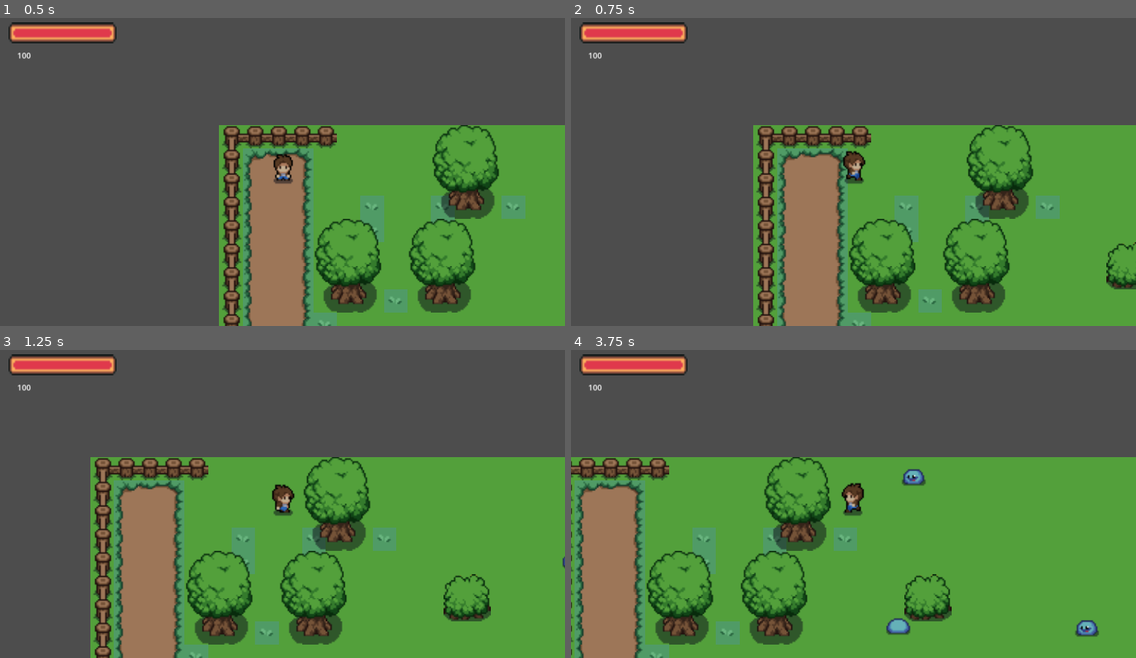
Above: before the commit, frames 1-4 (two rows, left to right).
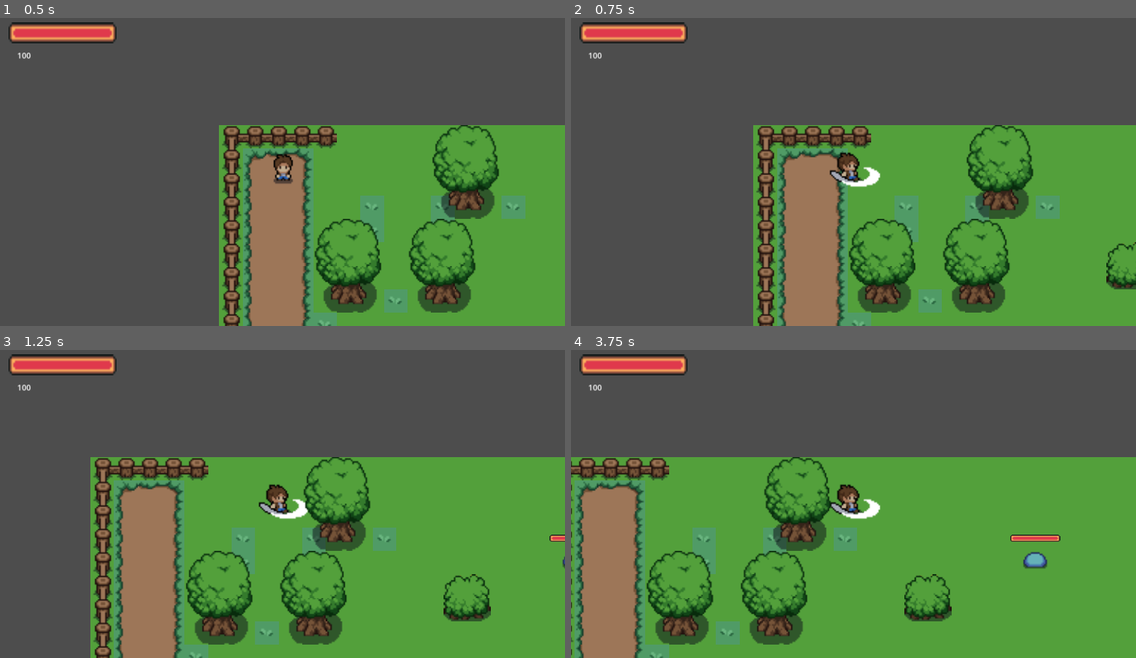
Above: after the commit, the same moments.

Repository: IgorMianowany/Manual-Vampire-Survivors
Game: Godot game, scene res://level_01.tscn
Two runs of this game, one before a commit and one after it. Both use one fixed random seed, a clock stepped at 60 frames per second and the inputs below.
Inputs (mouse positions are in pixels of both pictures, inside the frame that each line leads up to):
- Up to frame 1 (0.5 s): no input
- Up to frame 2 (0.75 s): move the mouse to (977, 150) at 0.52 s; press the mouse at (977, 150) at 0.53 s; hold D (move_right) from 0.53 s (still down)
- Up to frame 3 (1.25 s): keep holding D (move_right)
- Up to frame 4 (3.75 s): move the mouse to (740, 516) at 1.27 s; release D (move_right) at 1.28 s; release the mouse at (740, 516) at 1.28 s; hold W (move_down) 1.28-2.03 s; click (740, 516) at 1.35 s; move the mouse to (910, 430) at 2.02 s; press the mouse at (910, 430) at 2.03 s; hold D (move_right) 2.03-2.78 s; move the mouse to (825, 562) at 2.77 s; release the mouse at (825, 562) at 2.78 s; hold S (move_up) 2.78-3.53 s; click (825, 562) at 2.85 s; move the mouse to (1023, 547) at 3.52 s; press the mouse at (1023, 547) at 3.53 s; hold A (move_left) from 3.53 s (still down)

Frame 1 is identical in both runs. In frame 2, 0.6% of the frame differs, in the area x 45-55%, y 43-55%; in frame 3, 0.6%; in frame 4, 1.6%, in the area x 45-94%, y 38-94%.

Commit message:
added attack implementation without collision detection

Diff:
--- a/player.gd
+++ b/player.gd
@@ -3,10 +3,13 @@
 
 @export var speed : float = 125
 @export var invincibility_time : float = 1
+@export var attack_time : float = .5
+@export var attack_range : float = 20
 var invincibility_timer : float = 0
 var is_invincible : bool = false
 var invincibility_animation_frequency = 5
 var invincibility_animation_counter = 0
+var is_attacking : bool = false
 
 signal death
 
@@ -28,30 +31,46 @@
 
 	var direction_left := Input.get_axis("move_left", "move_right")
 	var direction_down := Input.get_axis("move_down", "move_up")
+	if Input.is_action_pressed("attack"):
+		attack()
 
 	if direction_left:
 		velocity.x = direction_left * speed
-		if direction_left == 1:
-			direction = DirectionEnum.RIGHT
-		else:
-			direction = DirectionEnum.LEFT
+		if not is_attacking:
+			if direction_left == 1:
+				direction = DirectionEnum.RIGHT
+			else:
+				direction = DirectionEnum.LEFT
 	else:
 		velocity.x = move_toward(velocity.x, 0, speed)
 
 	if direction_down:
 		velocity.y = direction_down * speed
-		if direction_down == 1:
-			direction = DirectionEnum.DOWN
-		else:
-			direction = DirectionEnum.UP
+		if not is_attacking:
+			if direction_down == 1:
+				direction = DirectionEnum.DOWN
+			else:
+				direction = DirectionEnum.UP
 	else:
 		velocity.y = move_toward(velocity.y, 0, speed)
+
 
 	handle_animation()
 	move_and_slide()
 
 func handle_animation() -> void:
-	if velocity != Vector2.ZERO:
+	if is_attacking:
+		if direction == DirectionEnum.UP:
+			$AnimatedSprite2D.play("attack_up")
+		elif direction == DirectionEnum.DOWN:
+			$AnimatedSprite2D.play("attack_down")
+		elif direction == DirectionEnum.RIGHT:
+			$AnimatedSprite2D.play("attack_right")
+			$AnimatedSprite2D.flip_h = false
+		else:
+			$AnimatedSprite2D.play("attack_right")
+			$AnimatedSprite2D.flip_h = true
+	elif velocity != Vector2.ZERO:
 		if direction == DirectionEnum.UP:
 			$AnimatedSprite2D.play("move_up")
 		elif direction == DirectionEnum.DOWN:
@@ -78,7 +97,43 @@
 	if not is_invincible:
 		PlayerState.health -= damage
 		is_invincible = true
-		print(knockback_direction)
 		velocity = knockback_direction * speed * knockback_power
 		if PlayerState.health <= 0:
 			death.emit()
+
+func attack() -> void:
+	if not is_attacking:
+		is_attacking = true
+		set_attack_direction()
+		$UtilTimer.start(attack_time)
+		$AttackShapeCast.target_position = $AttackRangePointer.position
+		print($AttackShapeCast.get_collision_count())
+
+
+
+
+		await($UtilTimer.timeout)
+		is_attacking = false
+
+func set_attack_direction() -> void:
+	var mouse_direction = position.direction_to(get_global_mouse_position())
+	if mouse_direction.x > .75:
+		direction = DirectionEnum.RIGHT
+	elif mouse_direction.x < -.75:
+		direction = DirectionEnum.LEFT
+	elif mouse_direction.y > 0:
+		direction = DirectionEnum.DOWN
+	else:
+		direction = DirectionEnum.UP
+	rotate_attack_range()
+
+
+func rotate_attack_range() -> void:
+	if direction == DirectionEnum.RIGHT:
+		$AttackRangePointer.position = Vector2(attack_range, 0)
+	elif direction == DirectionEnum.LEFT:
+		$AttackRangePointer.position = Vector2(-attack_range, 0)
+	elif direction == DirectionEnum.DOWN:
+		$AttackRangePointer.position = Vector2(0, attack_range)
+	else:
+		$AttackRangePointer.position = Vector2(0, -attack_range)
--- a/player.tscn
+++ b/player.tscn
@@ -1,20 +1,35 @@
-[gd_scene load_steps=38 format=3 uid="uid://ryyuju6qndc"]
+[gd_scene load_steps=54 format=3 uid="uid://ryyuju6qndc"]
 
 [ext_resource type="Script" path="res://player.gd" id="1_0qibv"]
 [ext_resource type="Texture2D" uid="uid://bg2j2f5p63slf" path="res://assets/sprites/characters/tiles/tile000.png" id="1_41ohv"]
 [ext_resource type="Texture2D" uid="uid://cl37gerx0kg2u" path="res://assets/sprites/characters/tiles/tile012.png" id="2_4iaei"]
 [ext_resource type="Texture2D" uid="uid://c0i0xpnb53wy5" path="res://assets/sprites/characters/tiles/tile001.png" id="2_53fwj"]
+[ext_resource type="Texture2D" uid="uid://cwa5mcs5osj8b" path="res://assets/sprites/characters/tiles/player/tile036.png" id="2_l8omy"]
+[ext_resource type="Texture2D" uid="uid://vojkd1lfnyof" path="res://assets/sprites/characters/tiles/player/tile037.png" id="3_7vbch"]
 [ext_resource type="Texture2D" uid="uid://bnaxyd3qfbs1a" path="res://assets/sprites/characters/tiles/tile002.png" id="3_41m6r"]
 [ext_resource type="Texture2D" uid="uid://bcr8cs0fwbskp" path="res://assets/sprites/characters/tiles/tile013.png" id="3_flv0h"]
+[ext_resource type="Texture2D" uid="uid://b4oadjt273s4h" path="res://assets/sprites/characters/tiles/player/tile038.png" id="4_8lfr5"]
 [ext_resource type="Texture2D" uid="uid://2mq1jt4ac033" path="res://assets/sprites/characters/tiles/tile003.png" id="4_kf8ay"]
 [ext_resource type="Texture2D" uid="uid://drofjhmg5rhwu" path="res://assets/sprites/characters/tiles/tile014.png" id="4_xem8q"]
 [ext_resource type="Texture2D" uid="uid://dw7mk31u0ni1d" path="res://assets/sprites/characters/tiles/tile015.png" id="5_3f6jq"]
 [ext_resource type="Texture2D" uid="uid://dqb0u6u0ygxks" path="res://assets/sprites/characters/tiles/tile004.png" id="5_h4cb0"]
+[ext_resource type="Texture2D" uid="uid://b5uo4xaw5hn43" path="res://assets/sprites/characters/tiles/player/tile039.png" id="5_kx1vc"]
 [ext_resource type="Texture2D" uid="uid://bswlyjsp1dyl6" path="res://assets/sprites/characters/tiles/tile005.png" id="6_fyx4x"]
+[ext_resource type="Texture2D" uid="uid://rsfcw8t2kufx" path="res://assets/sprites/characters/tiles/player/tile042.png" id="6_j047k"]
 [ext_resource type="Texture2D" uid="uid://ewo5240of50q" path="res://assets/sprites/characters/tiles/tile016.png" id="6_krtjd"]
+[ext_resource type="Texture2D" uid="uid://bhybcqwt4au1e" path="res://assets/sprites/characters/tiles/player/tile043.png" id="7_owqcv"]
 [ext_resource type="Texture2D" uid="uid://dnlj1l4x1so2r" path="res://assets/sprites/characters/tiles/tile017.png" id="7_q5dvo"]
+[ext_resource type="Texture2D" uid="uid://bqplf3g1i5bbr" path="res://assets/sprites/characters/tiles/player/tile044.png" id="8_5dhbn"]
+[ext_resource type="Texture2D" uid="uid://dnhgeqnh6xwvr" path="res://assets/sprites/characters/tiles/player/tile045.png" id="9_unycb"]
+[ext_resource type="Texture2D" uid="uid://c4mpyl0l6dlqf" path="res://assets/sprites/characters/tiles/player/tile048.png" id="10_06t0q"]
+[ext_resource type="Texture2D" uid="uid://yfkcq7tvpn3o" path="res://assets/sprites/characters/tiles/player/tile049.png" id="11_2wgev"]
+[ext_resource type="Texture2D" uid="uid://cfyjj7o6t8cdb" path="res://assets/sprites/characters/tiles/player/tile050.png" id="12_77ts8"]
+[ext_resource type="Texture2D" uid="uid://cfjcbd2g13hty" path="res://assets/sprites/characters/tiles/player/tile051.png" id="13_ci0r4"]
+[ext_resource type="Texture2D" uid="uid://bvoi11famdi1x" path="res://assets/sprites/characters/tiles/player/tile054.png" id="14_6j6n8"]
 [ext_resource type="Texture2D" uid="uid://c4kdhf6fnctu1" path="res://assets/sprites/characters/tiles/tile007.png" id="14_kxaa0"]
+[ext_resource type="Texture2D" uid="uid://c6cx6anpyggeh" path="res://assets/sprites/characters/tiles/player/tile055.png" id="15_mhb2i"]
 [ext_resource type="Texture2D" uid="uid://cipqw2fbi1hma" path="res://assets/sprites/characters/tiles/tile008.png" id="15_mmppv"]
+[ext_resource type="Texture2D" uid="uid://c273opa4qdvfy" path="res://assets/sprites/characters/tiles/player/tile056.png" id="16_l87u2"]
 [ext_resource type="Texture2D" uid="uid://b7mnxx4k22koa" path="res://assets/sprites/characters/tiles/tile009.png" id="16_p84d3"]
 [ext_resource type="Texture2D" uid="uid://wyibivh6vbwf" path="res://assets/sprites/characters/tiles/tile010.png" id="17_ehk57"]
 [ext_resource type="Texture2D" uid="uid://bn7d1you4o5os" path="res://assets/sprites/characters/tiles/tile011.png" id="18_hpf2y"]
@@ -41,6 +56,77 @@
 
 [sub_resource type="SpriteFrames" id="SpriteFrames_abd2b"]
 animations = [{
+"frames": [{
+"duration": 1.0,
+"texture": ExtResource("2_l8omy")
+}, {
+"duration": 1.0,
+"texture": ExtResource("2_l8omy")
+}, {
+"duration": 1.0,
+"texture": ExtResource("3_7vbch")
+}, {
+"duration": 1.0,
+"texture": ExtResource("4_8lfr5")
+}, {
+"duration": 1.0,
+"texture": ExtResource("5_kx1vc")
+}],
+"loop": false,
+"name": &"attack_down",
+"speed": 5.0
+}, {
+"frames": [{
+"duration": 1.0,
+"texture": ExtResource("6_j047k")
+}, {
+"duration": 1.0,
+"texture": ExtResource("7_owqcv")
+}, {
+"duration": 1.0,
+"texture": ExtResource("8_5dhbn")
+}, {
+"duration": 1.0,
+"texture": ExtResource("9_unycb")
+}],
+"loop": false,
+"name": &"attack_right",
+"speed": 5.0
+}, {
+"frames": [{
+"duration": 1.0,
+"texture": ExtResource("10_06t0q")
+}, {
+"duration": 1.0,
+"texture": ExtResource("10_06t0q")
+}, {
+"duration": 1.0,
+"texture": ExtResource("11_2wgev")
+}, {
+"duration": 1.0,
+"texture": ExtResource("12_77ts8")
+}, {
+"duration": 1.0,
+"texture": ExtResource("13_ci0r4")
+}],
+"loop": false,
+"name": &"attack_up",
+"speed": 5.0
+}, {
+"frames": [{
+"duration": 1.0,
+"texture": ExtResource("14_6j6n8")
+}, {
+"duration": 1.0,
+"texture": ExtResource("15_mhb2i")
+}, {
+"duration": 1.0,
+"texture": ExtResource("16_l87u2")
+}],
+"loop": true,
+"name": &"death",
+"speed": 5.0
+}, {
 "frames": [],
 "loop": true,
 "name": &"default",
@@ -71,6 +157,14 @@
 }, {
 "frames": [{
 "duration": 1.0,
+"texture": ExtResource("16_l87u2")
+}],
+"loop": true,
+"name": &"idle_dead",
+"speed": 5.0
+}, {
+"frames": [{
+"duration": 1.0,
 "texture": ExtResource("1_41ohv")
 }, {
 "duration": 1.0,
@@ -175,6 +269,9 @@
 "name": &"move_up",
 "speed": 5.0
 }]
+
+[sub_resource type="CircleShape2D" id="CircleShape2D_6mrx5"]
+radius = 12.0
 
 [node name="Player" type="CharacterBody2D"]
 z_index = 1
@@ -190,7 +287,7 @@
 [node name="AnimatedSprite2D" type="AnimatedSprite2D" parent="."]
 position = Vector2(0, -8)
 sprite_frames = SubResource("SpriteFrames_abd2b")
-animation = &"move_down"
+animation = &"attack_up"
 autoplay = "idle_front"
 speed_scale = 1.5
 
@@ -200,3 +297,14 @@
 [node name="UI" parent="." instance=ExtResource("35_l3wkv")]
 offset_top = -8.0
 offset_bottom = -8.0
+
+[node name="UtilTimer" type="Timer" parent="."]
+
+[node name="AttackShapeCast" type="ShapeCast2D" parent="."]
+shape = SubResource("CircleShape2D_6mrx5")
+target_position = Vector2(0, 20)
+margin = 5.0
+collision_mask = 4
+
+[node name="AttackRangePointer" type="Node2D" parent="."]
+position = Vector2(0, -18)
--- a/project.godot
+++ b/project.godot
@@ -45,6 +45,11 @@
 "events": [Object(InputEventKey,"resource_local_to_scene":false,"resource_name":"","device":-1,"window_id":0,"alt_press …(192 unchanged characters)…
 ]
 }
+attack={
+"deadzone": 0.5,
+"events": [Object(InputEventMouseButton,"resource_local_to_scene":false,"resource_name":"","device":-1,"window_id":0,"alt_pressed":false,"shift_pressed":false,"ctrl_pressed":false,"meta_pressed":false,"button_mask":0,"position":Vector2(0, 0),"global_position":Vector2(0, 0),"factor":1.0,"button_index":1,"canceled":false,"pressed":false,"double_click":false,"script":null)
+]
+}
 
 [layer_names]
 
--- a/slime.gd
+++ b/slime.gd
@@ -1,11 +1,17 @@
 extends CharacterBody2D
 
 @export var player : Player
-@export var speed : float = 100
-@export var jump_cooldown : float = 2
+#@export var speed : float = 75
+@export var speed : float = 0
+@export var jump_cooldown : float = 1.5
 @export var jump_duration : float = 1
+@export var jump_variation : float = 0.75
+@export var direction_variation : float = 15
 @export var damage : float = 10
 @export var knockback_power : float = 6
+@export var max_health : float = 10
+@onready var health : float = max_health
+@onready var healthbar : TextureProgressBar = $Control/TextureProgressBar
 var jump_timer : float = 0
 var direction : Vector2 = Vector2.ZERO
 var player_position : Vector2
@@ -19,8 +25,10 @@
 
 
 func _physics_process(delta: float) -> void:
+	healthbar.max_value = max_health
+	healthbar.value = health
 	if not is_jumping:
-		player_position = player.position
+		player_position = player.position + Vector2(randf_range(-direction_variation, direction_variation), randf_range(-direction_variation, direction_variation))
 		$Hitbox.monitoring = false
 	else:
 		$Hitbox.monitoring = true
@@ -29,7 +37,7 @@
 
 	handle_animation()
 
-	if jump_timer > jump_cooldown:
+	if jump_timer > jump_cooldown + randf_range(-jump_variation, jump_variation):
 		jump_toward_player()
 
 	move_and_slide()
@@ -82,5 +90,5 @@
 
 
 func _on_hitbox_body_entered(body: Node2D) -> void:
-	if body is Player:
+	if body is Player and is_jumping:
 		body.take_damage(damage, position.direction_to(player_position), knockback_power)
--- a/slime.tscn
+++ b/slime.tscn
@@ -42,6 +42,8 @@
 [ext_resource type="Texture2D" uid="uid://cea5x0fpfwxla" path="res://assets/sprites/characters/tiles/slime/tile038.png" id="40_ld3u0"]
 [ext_resource type="Texture2D" uid="uid://bacgv7ah80gd8" path="res://assets/sprites/characters/tiles/slime/tile039.png" id="41_osjod"]
 [ext_resource type="Texture2D" uid="uid://11frskx0iaux" path="res://assets/sprites/characters/tiles/slime/tile040.png" id="42_12kr0"]
+[ext_resource type="Texture2D" uid="uid://bq1bho2h6jnma" path="res://assets/sprites/UI/healthbarUnder.png" id="43_upppt"]
+[ext_resource type="Texture2D" uid="uid://cf2egftds03tm" path="res://assets/sprites/UI/healthbarProgress.png" id="44_k2ewj"]
 
 [sub_resource type="SpriteFrames" id="SpriteFrames_ygys0"]
 animations = [{
@@ -216,6 +218,7 @@
 size = Vector2(24, 22)
 
 [node name="Slime" type="CharacterBody2D"]
+collision_layer = 4
 collision_mask = 3
 script = ExtResource("1_ahcej")
 knockback_power = 7.0
@@ -225,7 +228,8 @@
 sprite_frames = SubResource("SpriteFrames_ygys0")
 animation = &"idle_down"
 autoplay = "idle_down"
-frame_progress = 0.0928677
+frame_progress = 0.795576
+speed_scale = 0.85
 
 [node name="CollisionShape2D" type="CollisionShape2D" parent="."]
 position = Vector2(0, -0.5)
@@ -239,4 +243,20 @@
 shape = SubResource("RectangleShape2D_b3gy1")
 debug_color = Color(0.989001, 0, 0.295553, 0.42)
 
+[node name="Control" type="Control" parent="."]
+layout_mode = 3
+anchors_preset = 0
+offset_right = 40.0
+offset_bottom = 40.0
+
+[node name="TextureProgressBar" type="TextureProgressBar" parent="Control"]
+layout_mode = 0
+offset_left = -17.0
+offset_top = -18.0
+offset_right = 17.0
+offset_bottom = -13.0
+nine_patch_stretch = true
+texture_under = ExtResource("43_upppt")
+texture_progress = ExtResource("44_k2ewj")
+
 [connection signal="body_entered" from="Hitbox" to="." method="_on_hitbox_body_entered"]
Not shown: 1 places in slime.tscn that only renumber resources
